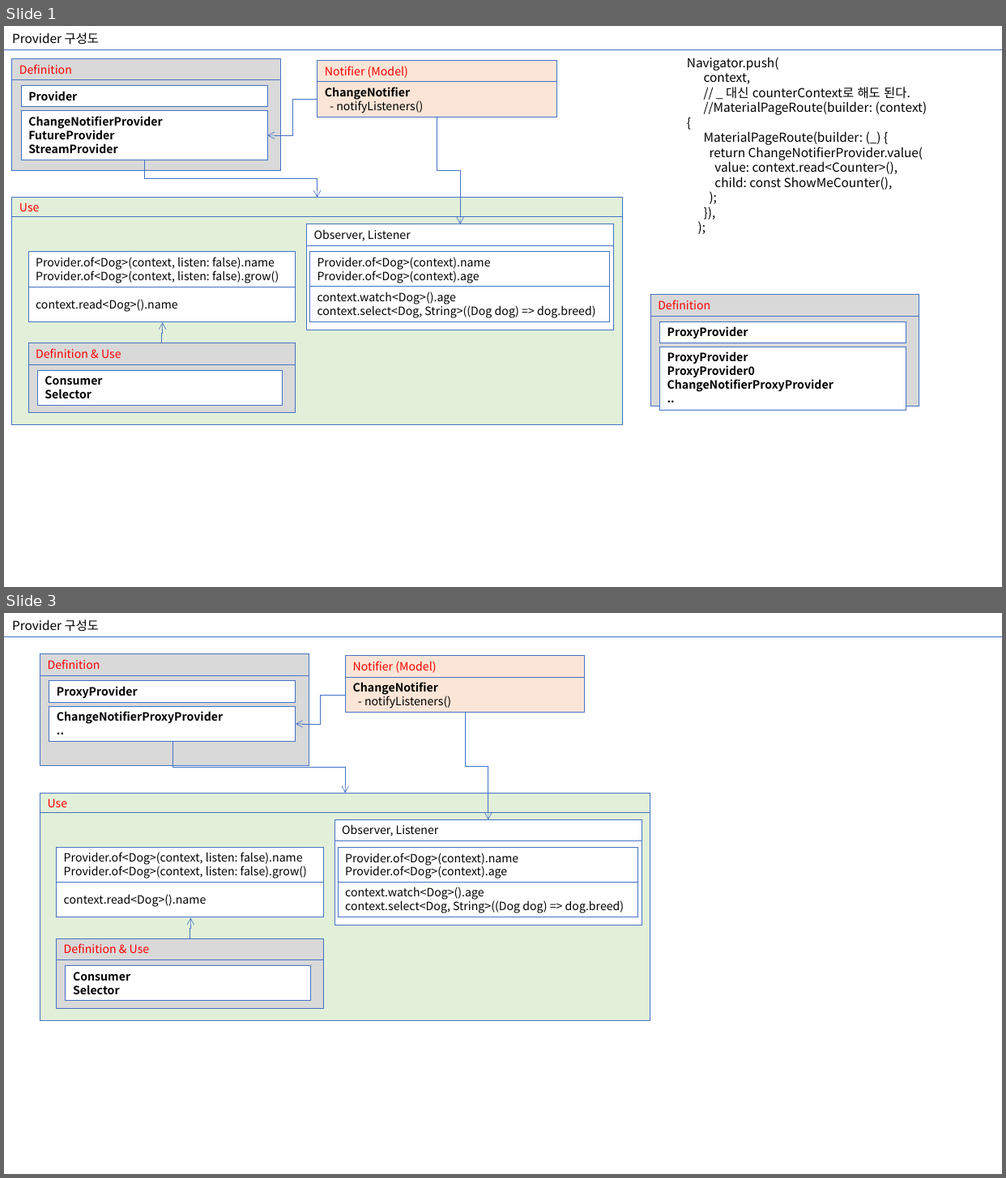
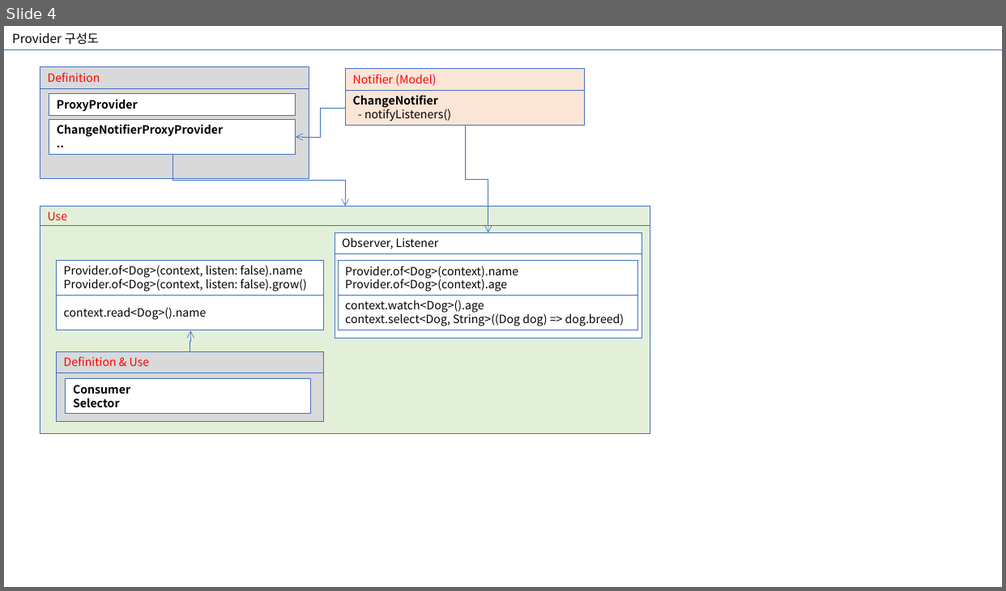
Before and after one commit to farmerkyh/flutter_pattern, a slide deck: README_Provider 통합.pptx. Shown one above the other, each under a label of ours: slides 1 and 3 before the commit, slide 4 after it; the slides between them are not shown. The pictures are 1006x1178 and 1006x591 pixels, drawn with LibreOffice and Linux fonts; fonts in the diff are those of the drawing. Boxes give left, top, right and bottom in pixels: in the first picture for what was removed or moved away, otherwise in the second. Text is boxed around its words. In the diff, an @@ line names an element or a change of style, - is before the commit and + after.

```diff
--- a/README_Provider 통합.pptx
+++ b/README_Provider 통합.pptx
@@ slide 1 removed at (x1=4, y1=26, x2=1002, y2=587), background #FFFFFF @@
@@ text removed at (x1=12, y1=32, x2=99, y2=45) @@
-Provider 구성도
@@ line removed from (4, 50) to (1002, 50) @@
@@ rectangle removed at (x1=317, y1=61, x2=557, y2=82) @@
-Notifier (Model)
@@ text removed at (x1=687, y1=57, x2=927, y2=190) @@
-Navigator.push(
-context,
-// _ 대신 counterContext로 해도 된다.
-//MaterialPageRoute(builder: (context) {
-MaterialPageRoute(builder: (_) {
-return ChangeNotifierProvider.value(
-value: context.read<Counter>(),
-child: const ShowMeCounter(),
-);
-}),
-);
@@ rectangle removed at (x1=317, y1=81, x2=557, y2=117) @@
-ChangeNotifier
-- notifyListeners()
@@ group removed at (x1=12, y1=59, x2=281, y2=169): 4 rectangles @@
-Provider
-Definition
-ChangeNotifierProvider
-FutureProvider
-StreamProvider
@@ elbow arrow removed from (317, 100) to (267, 135) @@
@@ elbow arrow removed from (437, 118) to (460, 224) @@
@@ elbow arrow removed from (144, 160) to (317, 198) @@
@@ rectangle removed at (x1=12, y1=217, x2=622, y2=425) @@
@@ rectangle removed at (x1=12, y1=198, x2=622, y2=217) @@
-Use
@@ rectangle removed at (x1=306, y1=224, x2=614, y2=246) @@
-Observer, Listener
@@ rectangle removed at (x1=28, y1=252, x2=296, y2=288) @@
-Provider.of<Dog>(context, listen: false).name
-Provider.of<Dog>(context, listen: false).grow()
@@ rectangle removed at (x1=306, y1=246, x2=614, y2=330) @@
@@ rectangle removed at (x1=310, y1=252, x2=611, y2=288) @@
-Provider.of<Dog>(context).name
-Provider.of<Dog>(context).age
@@ rectangle removed at (x1=28, y1=287, x2=296, y2=322) @@
-context.read<Dog>().name
@@ rectangle removed at (x1=310, y1=287, x2=611, y2=322) @@
-context.watch<Dog>().age
-context.select<Dog, String>((Dog dog) => dog.breed)
@@ elbow arrow removed from (161, 344) to (163, 322) @@
@@ rectangle removed at (x1=28, y1=365, x2=296, y2=413) @@
@@ rectangle removed at (x1=28, y1=344, x2=296, y2=365) @@
-Definition & Use
@@ group removed at (x1=651, y1=295, x2=919, y2=410): 4 rectangles @@
-ProxyProvider
-Definition
-ProxyProvider
-ProxyProvider0
-ChangeNotifierProxyProvider
-..
@@ rectangle removed at (x1=38, y1=370, x2=283, y2=406) @@
-Consumer
-Selector
@@ what was slide 3 is now slide 4 @@
```
Also in this commit, not shown: 1 slide changed, 1 slide added, 4 other files.
